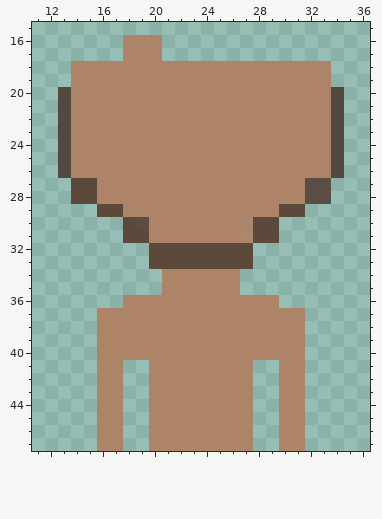
Two versions of one pixel-art sprite, Assets/Resources/Textures/big-lady-bits/girl-front-body.png. The first picture shows the starting point.
The file is 48x48 pixels. Colours within 5 levels of each other are drawn and written as one. Shown: x 11..36, y 15..47.
The same view after the edit:
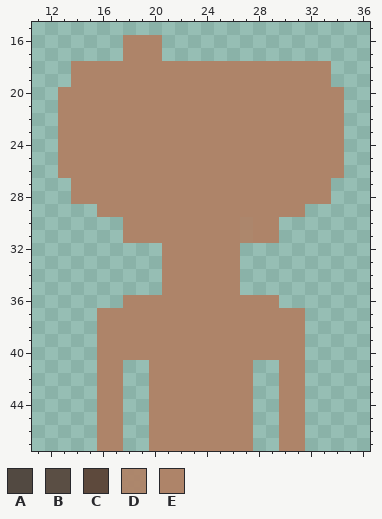
Palette (. is transparent): A #524941  B #5a4e44  C #5d493c  D #ae8469f4  E #ae8469
Message: Removed shading on girl
Edits made:
Colour A gives way to colour E in rows 20 to 26 at x 13 and 34.
Colour B gives way to colour E in rows 27 to 28 at x 32 to 33; in row 30 at x 19.
Colour C gives way to colour E in rows 27 to 28 at x 14 to 15; in row 29 at x 16 to 17 and 30 to 31; in row 30 at x 18 and 28 to 29; in row 31 at x 18 to 19 and 28 to 29; in rows 32 to 33 at x 21 to 26.
The author cleared colour C in rows 32 to 33 at x 20 and 27.
Changed places in both pictures, as pixel boxes (x1, y1, x2, y2):
changed: (58, 87, 344, 269)
